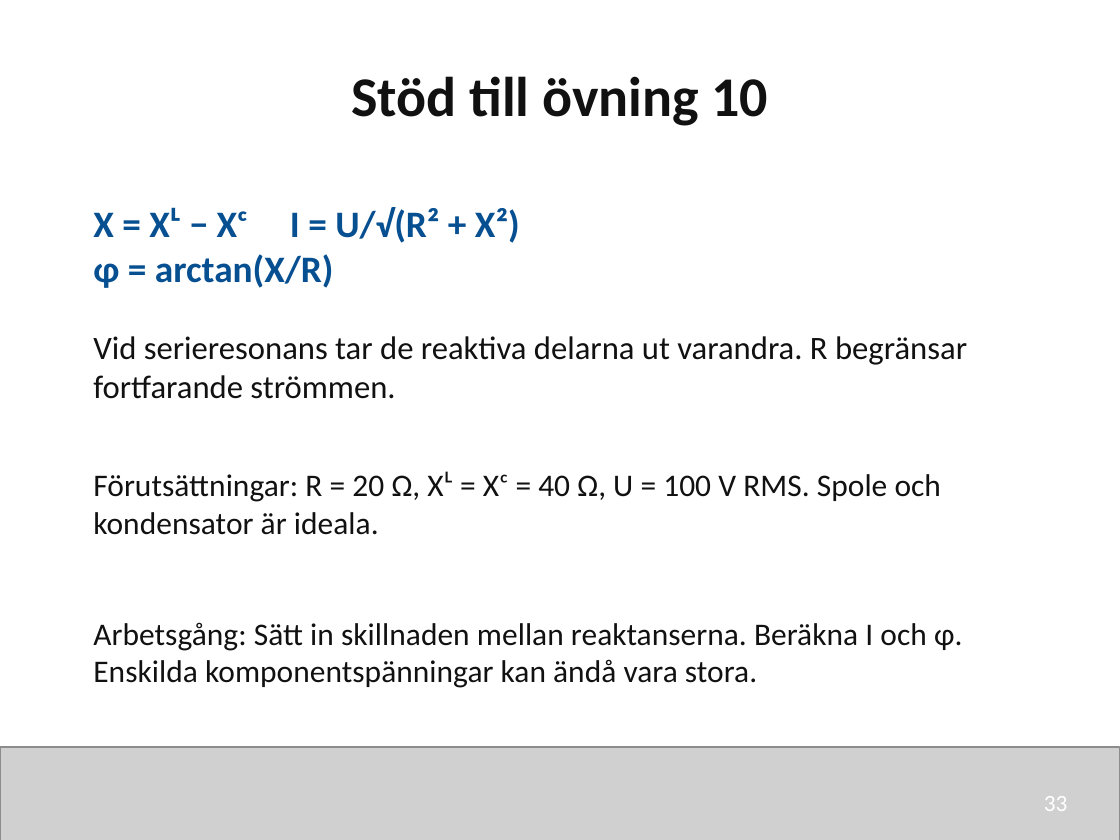
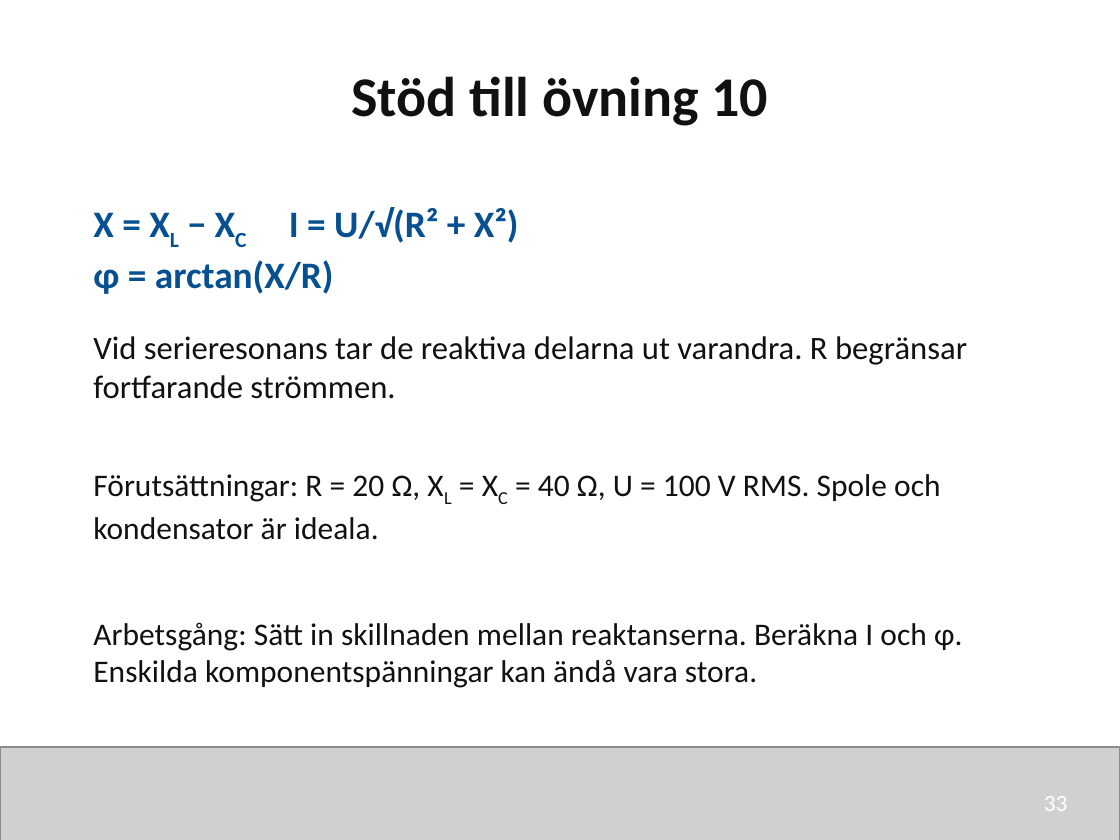
Before and after one commit to nj22az/nj22az.github.io, a slide deck: slide 33 of sjoskolan/vecka-40/aktuell/v40_02_Reaktans_och_impedans_elev.pptx. Drawn at 1120x840 pixels with LibreOffice and Linux fonts; fonts in the diff are those of the drawing; grey boxes stand for pictures. Boxes give left, top, right and bottom in pixels: in the first picture for what was removed or moved away, otherwise in the second. Text is boxed around its words. In the diff, an @@ line names an element or a change of style, - is before the commit and + after.

```diff
--- a/sjoskolan/vecka-40/aktuell/v40_02_Reaktans_och_impedans_elev.pptx
+++ b/sjoskolan/vecka-40/aktuell/v40_02_Reaktans_och_impedans_elev.pptx
@@ text at (x1=93, y1=207, x2=519, y2=243): text changed @@
-X = Xᴸ − Xᶜ I = U/√(R² + X²)
+X = XL − XC I = U/√(R² + X²)
@@ text at (x1=93, y1=474, x2=940, y2=540): text changed @@
-Förutsättningar: R = 20 Ω, Xᴸ = Xᶜ = 40 Ω, U = 100 V RMS. Spole och kondensator är ideala.
+Förutsättningar: R = 20 Ω, XL = XC = 40 Ω, U = 100 V RMS. Spole och kondensator är ideala.
```
Also in this commit, not shown: 28 other slides changed, 12 other files.
